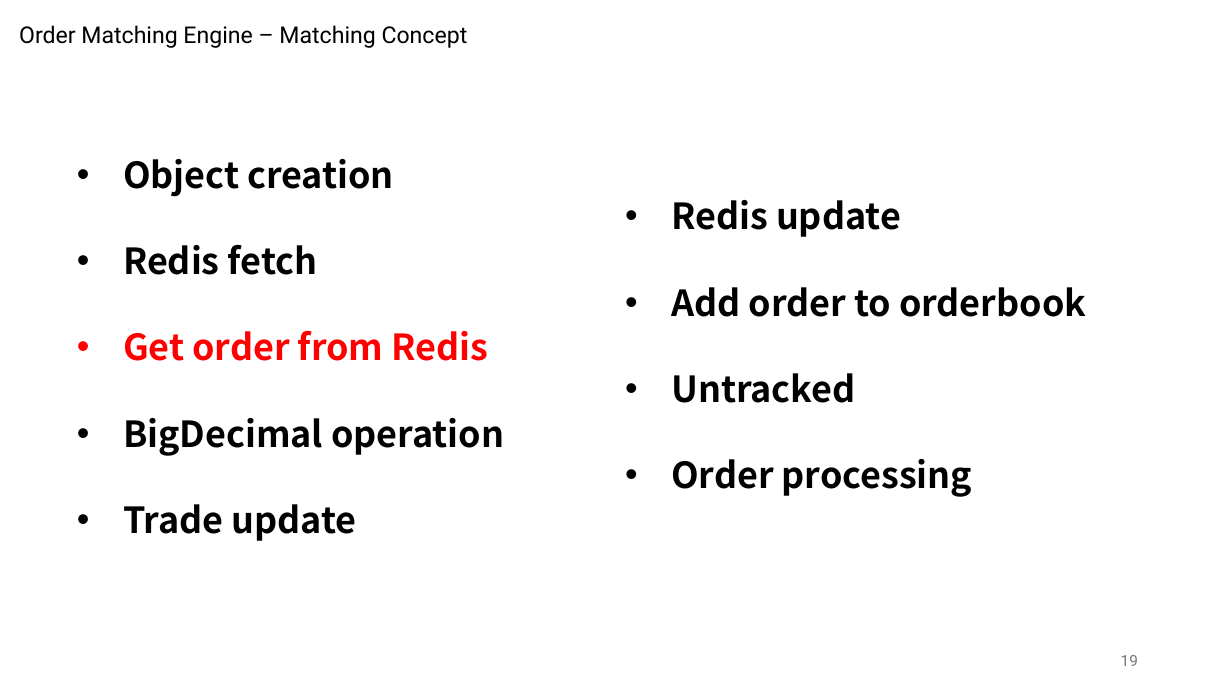
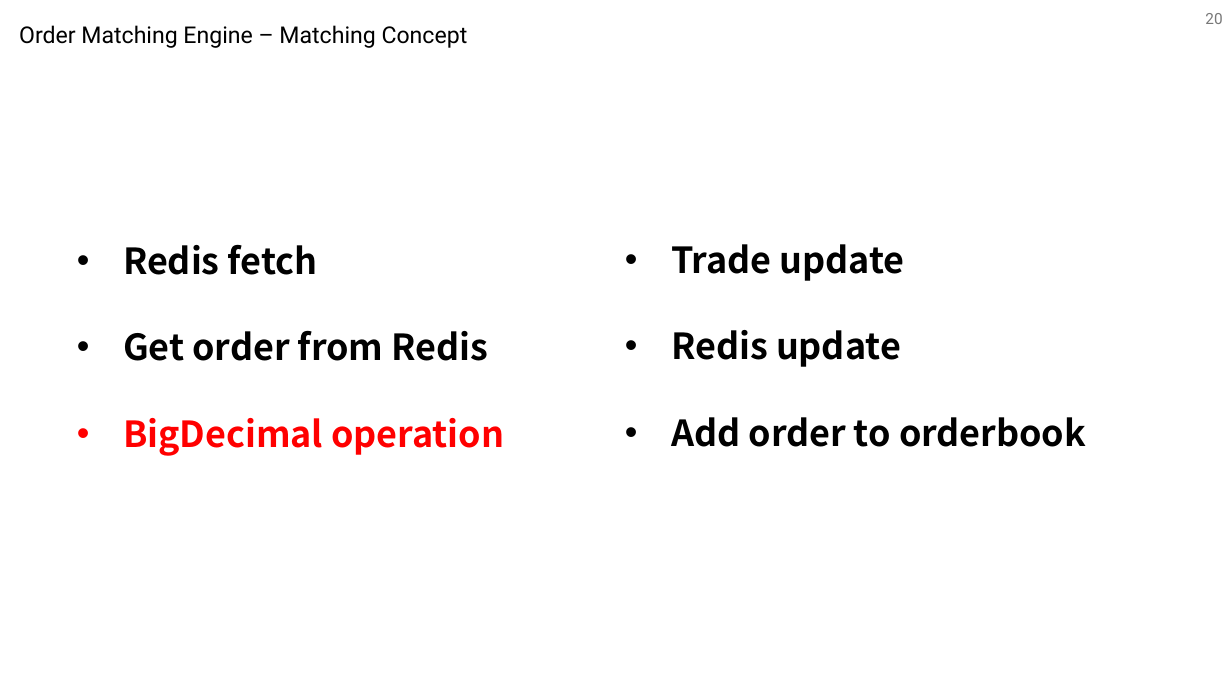
Before and after one commit to TerryChengTW/Dc3n, a slide deck: slide 20 of matching.pptx (slide 19 before the commit). Drawn at 1232x693 pixels with LibreOffice and Linux fonts; fonts in the diff are those of the drawing. Boxes give left, top, right and bottom in pixels: in the first picture for what was removed or moved away, otherwise in the second. Text is boxed around its words. In the diff, an @@ line names an element or a change of style, - is before the commit and + after.

```diff
--- a/matching.pptx
+++ b/matching.pptx
@@ page number added at [1205, 13, 1222, 24], 12 pt, text #797979 @@
+20
@@ text at [123, 159, 394, 197]: paragraph removed @@
-• Object creation
@@ text "Redis fetch": place and size @@
-text "Redis fetch" at [123, 159, 504, 541]
+text "Redis fetch" at [123, 245, 504, 456]
@@ text "Trade update": place and size @@
-text "Trade update" at [671, 200, 1086, 497]
+text "Trade update" at [671, 244, 1086, 447]
@@ text at [671, 244, 905, 281]: paragraph added @@
+• Trade update
@@ text at [123, 331, 504, 456]: text colour #FF0000 to #000000 in "Get order from Redis"; text colour #000000 to #FF0000 in "BigDecimal operation" @@
@@ text at [671, 373, 972, 497]: paragraphs removed @@
-• Untracked
-• Order processing
@@ text at [123, 504, 357, 541]: paragraph removed @@
-• Trade update
@@ page number removed at [1121, 655, 1138, 666] @@
-19
```
Also in this commit, not shown: 37 other slides changed, 4 slides added, 5 slides removed, 4 other files.
